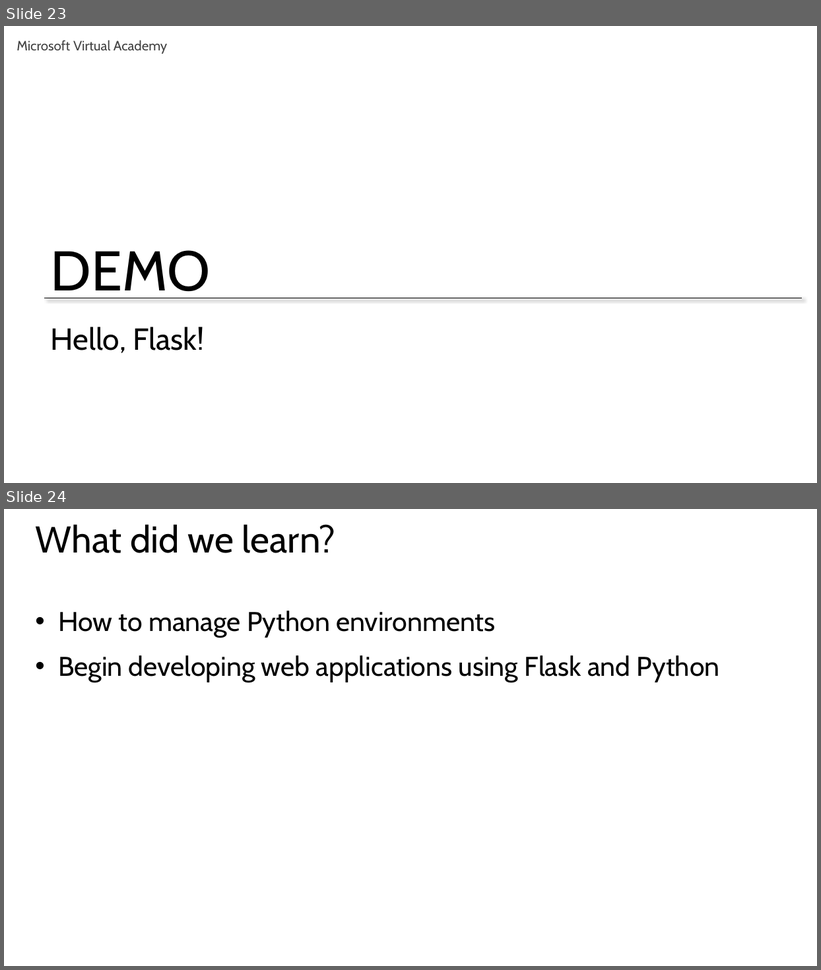
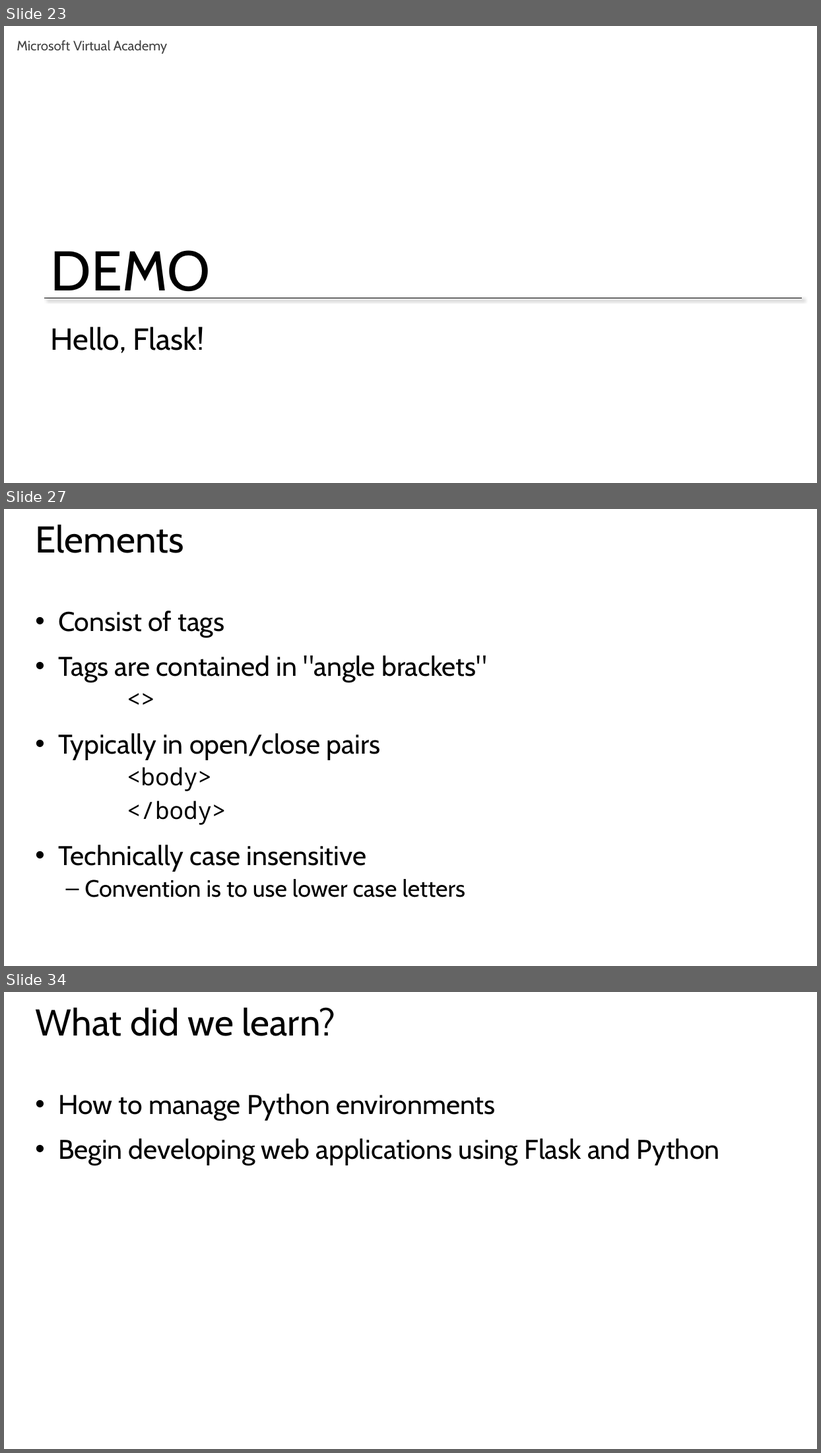
Before and after one commit to GeekTrainer/Flask, a slide deck: Slides/Module 1 - Introduction to Flask.pptx. Shown one above the other, each under a label of ours: slides 23 and 24 before the commit, slides 23, 27 and 34 after it; the slides between them are not shown. The pictures are 821x970 and 821x1453 pixels, drawn with LibreOffice and Linux fonts; fonts in the diff are those of the drawing. Boxes give left, top, right and bottom in pixels: in the first picture for what was removed or moved away, otherwise in the second. Text is boxed around its words. In the diff, an @@ line names an element or a change of style, - is before the commit and + after.

```diff
--- a/Slides/Module 1 - Introduction to Flask.pptx
+++ b/Slides/Module 1 - Introduction to Flask.pptx
@@ slide 27 added at box(4, 509, 817, 966), background #FFFFFF @@
@@ title added at box(36, 524, 184, 553), 44 pt, text #000000 @@
+Elements
@@ text added at box(58, 611, 487, 898), 32 pt, text #000000 @@
+• Consist of tags
+• Tags are contained in "angle brackets"
+  <>
+• Typically in open/close pairs
+  <body>
+  </body>
+• Technically case insensitive
+  – Convention is to use lower case letters
@@ what was slide 24 is now slide 34 @@
```
Also in this commit, not shown: 1 slide changed, 9 other slides added, 1 other file.
